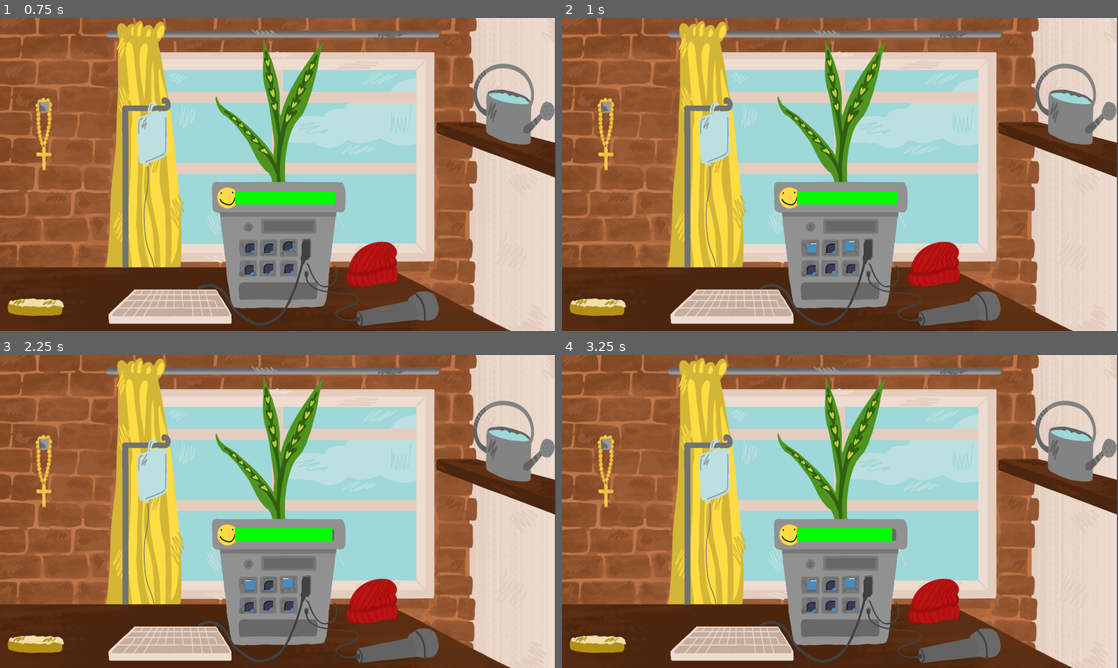
Above: before the commit, frames 1-4 (two rows, left to right).
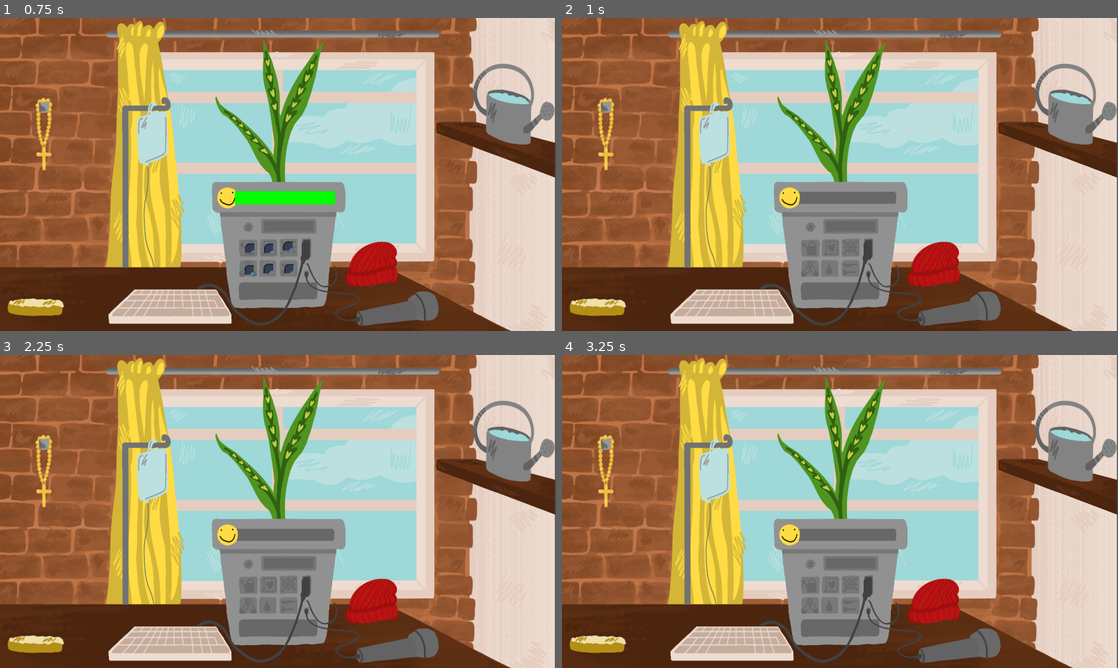
Above: after the commit, the same moments.

Repository: ValetNoir/enjam2025
Game: Godot game, scene res://scenes/mainScene.tscn
Same seed, same stepped clock (60 frames per second), same inputs: the game is played once before the commit and once after it. The engine's default icon, where the game draws it, is replaced by a stand-in: a white triangle on a blue panel in a dark square.
Inputs (mouse positions are in pixels of both pictures, inside the frame that each line leads up to):
- Up to frame 1 (0.75 s): tap Enter at 0.5 s; move the mouse to (0, 18) at 0.52 s; press the mouse at (0, 18) at 0.53 s
- Up to frame 2 (1 s): no input
- Up to frame 3 (2.25 s): tap Space at 1.25 s; move the mouse to (166, 527) at 1.27 s; release the mouse at (166, 527) at 1.28 s; click (166, 527) at 1.35 s; tap Enter at 2 s; move the mouse to (333, 442) at 2.02 s; press the mouse at (333, 442) at 2.03 s
- Up to frame 4 (3.25 s): tap Space at 2.75 s; move the mouse to (812, 574) at 2.77 s; release the mouse at (812, 574) at 2.78 s; click (812, 574) at 2.85 s

Frame 1 is identical in both runs. In frame 2, 1.1% of the frame differs, in the area x 40-61%, y 52-92%; in frame 3, 1.0%; in frame 4, 1.0%.

Commit message:
clavier hack working

Diff:
--- a/scenes/mainScene.tscn
+++ b/scenes/mainScene.tscn
@@ -15,6 +15,7 @@
 [ext_resource type="Texture2D" uid="uid://drv58v1ygo0kg" path="res://art/plante-top.png" id="11_ybfn7"]
 [ext_resource type="Texture2D" uid="uid://bhoadf58jjkt" path="res://art/plante-mid.png" id="12_u2jin"]
 [ext_resource type="Texture2D" uid="uid://y0t175vo6wqw" path="res://art/plante-morte.png" id="13_khoa4"]
+[ext_resource type="Script" uid="uid://y101syr8i8jc" path="res://scripts/led.gd" id="15_w72fx"]
 [ext_resource type="PackedScene" uid="uid://djcm1prlftyxe" path="res://scenes/tools/arrosoir.tscn" id="16_gg62s"]
 [ext_resource type="PackedScene" uid="uid://bk0s1e64hqd77" path="res://scenes/tools/bonnet.tscn" id="17_1s0h2"]
 [ext_resource type="PackedScene" uid="uid://di1ssyrwwp7as" path="res://scenes/tools/priere.tscn" id="17_f44mt"]
@@ -69,6 +70,29 @@
 "speed": 4.0
 }]
 
+[sub_resource type="AtlasTexture" id="AtlasTexture_ybfn7"]
+atlas = ExtResource("9_1s0h2")
+region = Rect2(0, 0, 1920, 1080)
+
+[sub_resource type="SpriteFrames" id="SpriteFrames_u2jin"]
+animations = [{
+"frames": [{
+"duration": 1.0,
+"texture": null
+}],
+"loop": true,
+"name": &"off",
+"speed": 5.0
+}, {
+"frames": [{
+"duration": 1.0,
+"texture": SubResource("AtlasTexture_ybfn7")
+}],
+"loop": true,
+"name": &"on",
+"speed": 0.0
+}]
+
 [sub_resource type="StyleBoxFlat" id="StyleBoxFlat_1s0h2"]
 bg_color = Color(0.6, 0.6, 0.6, 0)
 
@@ -142,18 +166,36 @@
 position = Vector2(862, 794)
 
 [node name="Triste" parent="Problems" instance=ExtResource("3_twn0q")]
-unlock_time = 20
+unlock_time = 15
 reload_time = 30
 
 [node name="LED" parent="Problems/Triste" index="1"]
 position = Vector2(928, 795)
 
 [node name="Froid" parent="Problems" instance=ExtResource("3_twn0q")]
-unlock_time = 1
+unlock_time = 30
 reload_time = 30
 
 [node name="LED" parent="Problems/Froid" index="1"]
 position = Vector2(994, 787)
+
+[node name="Hack" parent="Problems" instance=ExtResource("3_twn0q")]
+unlock_time = 1
+reload_time = 30
+reload_time_variation = 45.0
+health_boost = 0
+damage_per_second = 0
+
+[node name="Mask" type="AnimatedSprite2D" parent="Problems/Hack"]
+z_index = -1
+sprite_frames = SubResource("SpriteFrames_u2jin")
+animation = &"on"
+autoplay = "off"
+centered = false
+script = ExtResource("15_w72fx")
+
+[node name="LED" parent="Problems/Hack" index="2"]
+visible = false
 
 [node name="Sombre" parent="Problems" instance=ExtResource("3_twn0q")]
 unlock_time = 60
@@ -220,14 +262,15 @@
 [node name="CollisionPolygon2D" parent="Triggers/Tartine" index="0"]
 polygon = PackedVector2Array(11, 948, 13, 1040, 239, 1043, 242, 953)
 
-[node name="Clavier" parent="Triggers" instance=ExtResource("4_hhxvm")]
+[node name="Clavier" parent="Triggers" node_paths=PackedStringArray("linkedProblem") instance=ExtResource("4_hhxvm")]
+linkedProblem = NodePath("../../Problems/Hack")
 linkedSolution = ExtResource("18_1s0h2")
 
 [node name="CollisionPolygon2D" parent="Triggers/Clavier" index="0"]
 polygon = PackedVector2Array(450, 919, 357, 1006, 361, 1072, 813, 1073, 811, 1006, 744, 920)
 
-[node name="ProgressBar" type="ProgressBar" parent="."]
-z_index = -1
+[node name="HealthBar" type="ProgressBar" parent="."]
+z_index = -2
 anchors_preset = 8
 anchor_left = 0.5
 anchor_top = 0.5
@@ -239,15 +282,21 @@
 offset_bottom = 644.0
 grow_horizontal = 2
 grow_vertical = 2
+scale = Vector2(1, 1.0028365)
 theme_override_styles/background = SubResource("StyleBoxFlat_1s0h2")
 theme_override_styles/fill = SubResource("StyleBoxFlat_w72fx")
 value = 50.0
 show_percentage = false
 script = ExtResource("19_f44mt")
 
+[connection signal="started" from="Problems/Hack" to="Problems/Hack/Mask" method="on"]
+[connection signal="stopped" from="Problems/Hack" to="Problems/Hack/Mask" method="off"]
+
 [editable path="Problems/Soif"]
 [editable path="Problems/Triste"]
 [editable path="Problems/Froid"]
+[editable path="Problems/Hack"]
+[editable path="Problems/Hack/LED"]
 [editable path="Problems/Sombre"]
 [editable path="Problems/Faible"]
 [editable path="Problems/Faim"]
--- a/scripts/problem.gd
+++ b/scripts/problem.gd
@@ -4,7 +4,7 @@
 
 @export var unlock_time = 10
 @export var reload_time = 10
-@export_range (0, 20) var reload_time_variation: float = 10
+@export_range (0, 60) var reload_time_variation: float = 10
 @export var health_boost = 50
 @export var damage_per_second = 1
 
Not shown: 1 places in scenes/mainScene.tscn that only renumber resources
